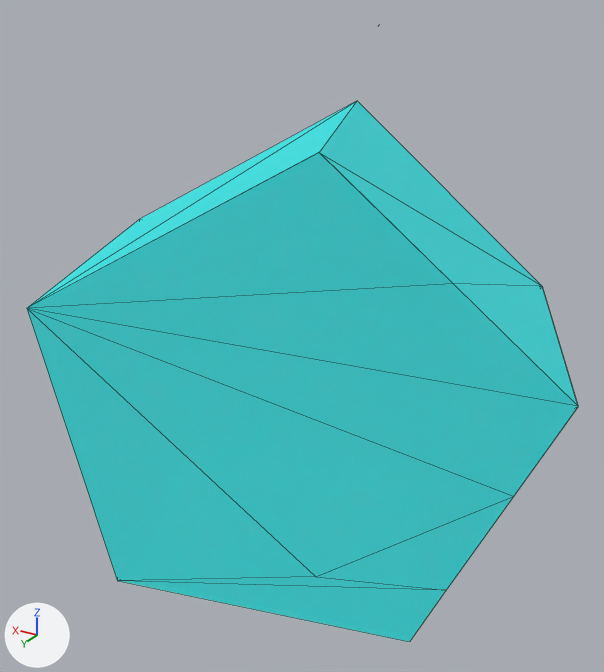
One commit to the glTF model vr/objetos/a16a.glb: the scene before it, then after it.
The view is the same before and after, from a camera (50 mm lens) standing at (-1.48, 5.45, 6.53) and looking at (3.53, -2.9, 2.36). Lighting does not change. The marker at lower left points along +X, +Y and +Z. Mesh edges are drawn as thin lines. Where no turn or scale is listed for an object, it has been applied to the vertices.

The older version as bpy lines, for what is in view:
```python
mat_color_h05_1 = principled_material('[Color H05]1')
mat_color_h05_1.base_color = (0.0, 1.0, 1.0)  # cyan #00ffff
mat_color_h05_1.metallic = 0.1
mat_color_h05_1.roughness = 0.9
mat_color_h05_1.alpha = 0.7
me_mesh_0 = bpy.data.meshes.new('Mesh_0')
me_mesh_0.from_pydata([(1.36, -5.91, 2.5), (0.0, -2.5, 2.5), (0.0, -2.5, 2.5), (1.25, -2.0, 3.75), (2.5, -1.5, 4.99), (3.86, -4.91, 4.99)], [], [(0, 1, 2), (1, 0, 3), (3, 0, 4), (5, 4, 0)])
me_mesh_0.materials.append(mat_color_h05_1)  # cyan #00ffff
me_mesh_1 = bpy.data.meshes.new('Mesh_1')
me_mesh_1.from_pydata(...)  # 23 vertices, 32 faces; spans x 0.0..6.84, y -5.91..-0.31, z -0.83..6.14
# faces by material slot: [31, 1]
me_mesh_1.materials.append(mat_color_h05_1)  # cyan #00ffff
me_mesh_1.materials.append(mat_default_material)  # grey #808080
ob_mesh_0 = bpy.data.objects.new('Mesh_0', me_mesh_0)
ob_mesh_0.location = (0.0, 0.0, 0.0)
ob_root = bpy.data.objects.new('root', me_mesh_1)
ob_root.location = (0.0, 0.0, 0.0)
```
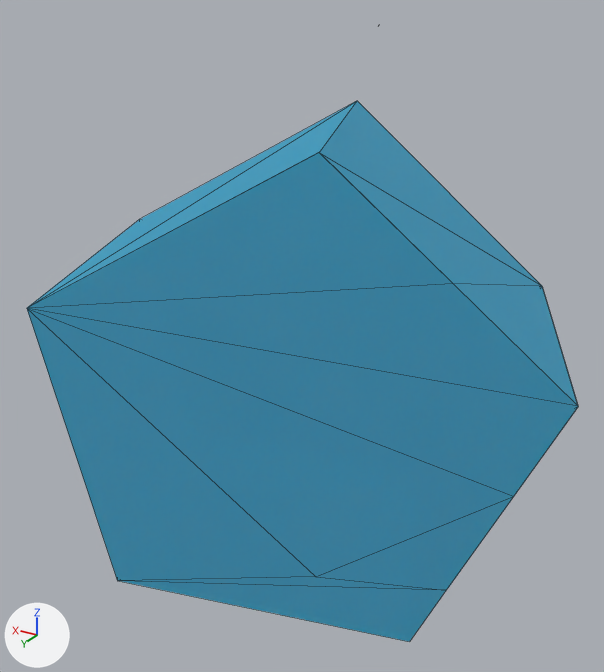
Changed parts and their boxes (x1, y1, x2, y2) in the pictures (604 x 672 px):
'root', recoloured, surface changed
    both: (27, 101, 578, 642)
'Mesh_0', recoloured, surface changed
    both: (319, 101, 578, 406)

The change, as a diff of the scene's bpy script:
```diff
--- a/vr/objetos/a16a.glb.py
+++ b/vr/objetos/a16a.glb.py
@@ mat_color_h05_1 @@
 mat_color_h05_1 = principled_material('[Color H05]1')
-mat_color_h05_1.base_color = (0.0, 1.0, 1.0)  # cyan #00ffff
+mat_color_h05_1.base_color = (0.0, 0.5, 0.8)  # cyan #00bce7
 mat_color_h05_1.metallic = 0.1
-mat_color_h05_1.roughness = 0.9
+mat_color_h05_1.roughness = 0.6
 mat_color_h05_1.alpha = 0.7
```
